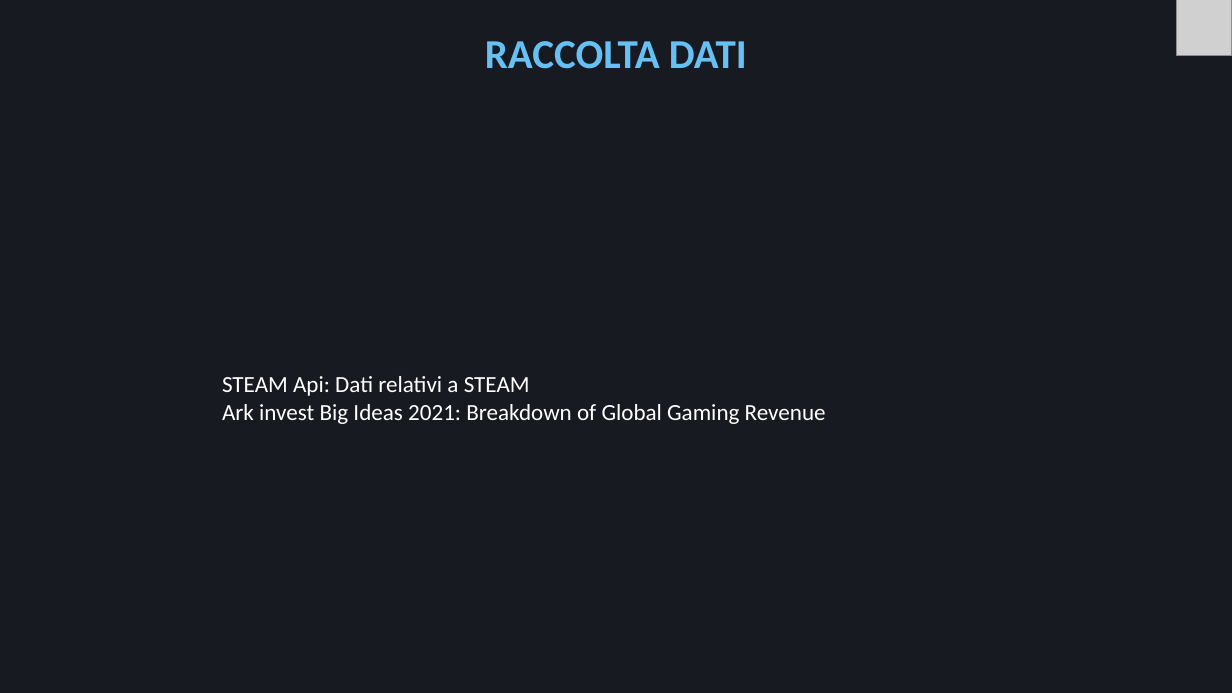
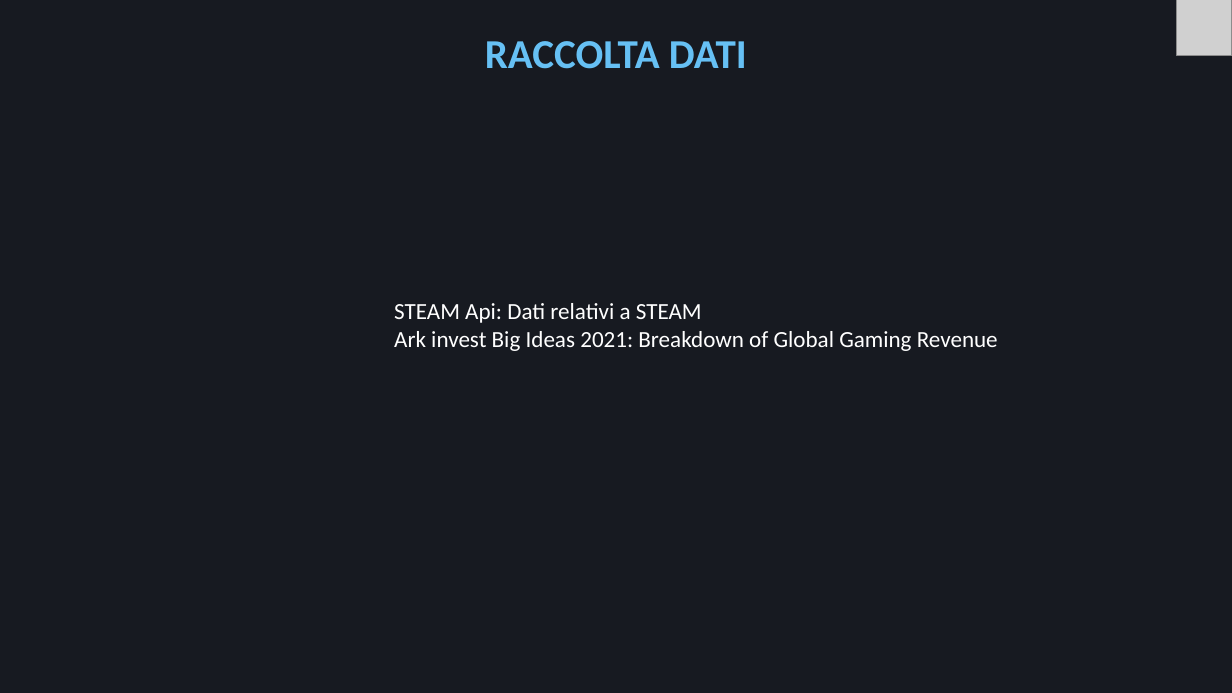
Before and after one commit to Mora11231/VisualizzazioneScientifica, a slide deck: slide 3 of Steam.pptx. Drawn at 1232x693 pixels with LibreOffice and Linux fonts; fonts in the diff are those of the drawing; grey boxes stand for pictures. Boxes give left, top, right and bottom in pixels: in the first picture for what was removed or moved away, otherwise in the second. Text is boxed around its words. In the diff, an @@ line names an element or a change of style, - is before the commit and + after.

```diff
--- a/Steam.pptx
+++ b/Steam.pptx
@@ text "STEAM Api: Dati relativi a ...": place and size @@
-text "STEAM Api: Dati relativi a ..." at [222,376,826,424]
+text "STEAM Api: Dati relativi a ..." at [394,303,998,351]
```
Also in this commit, not shown: 12 other slides changed, 1 slide added, 1 slide removed, 4 other files.
